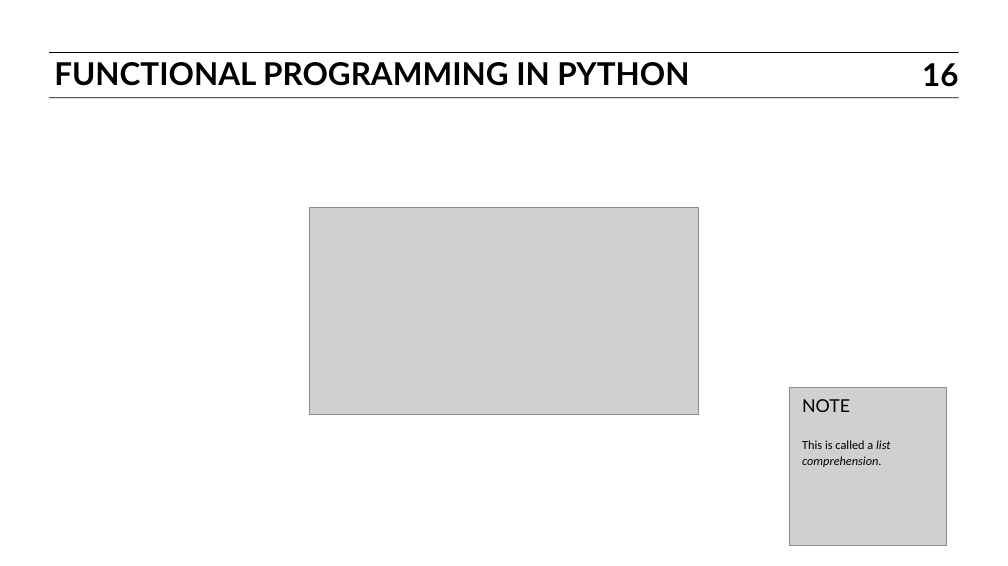
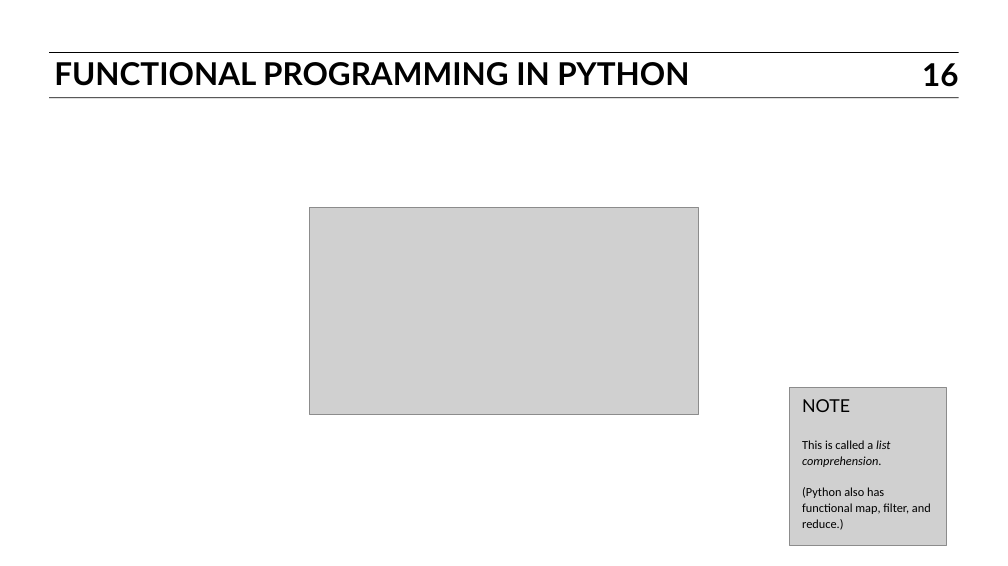
Before and after one commit to ajschumacher/gadsdc, a slide deck: slide 16 of 10-python/slides.pptx. Drawn at 1008x566 pixels with LibreOffice and Linux fonts; fonts in the diff are those of the drawing; grey boxes stand for pictures. Boxes give left, top, right and bottom in pixels: in the first picture for what was removed or moved away, otherwise in the second. Text is boxed around its words. In the diff, an @@ line names an element or a change of style, - is before the commit and + after.

Commit message:
python slides

```diff
--- a/10-python/slides.pptx
+++ b/10-python/slides.pptx
@@ text at (802,487,931,530): paragraph added @@
+(Python also has functional map, filter, and reduce.)
```
Also in this commit, not shown: 1 other slide changed, 1 slide added, 1 other file.
